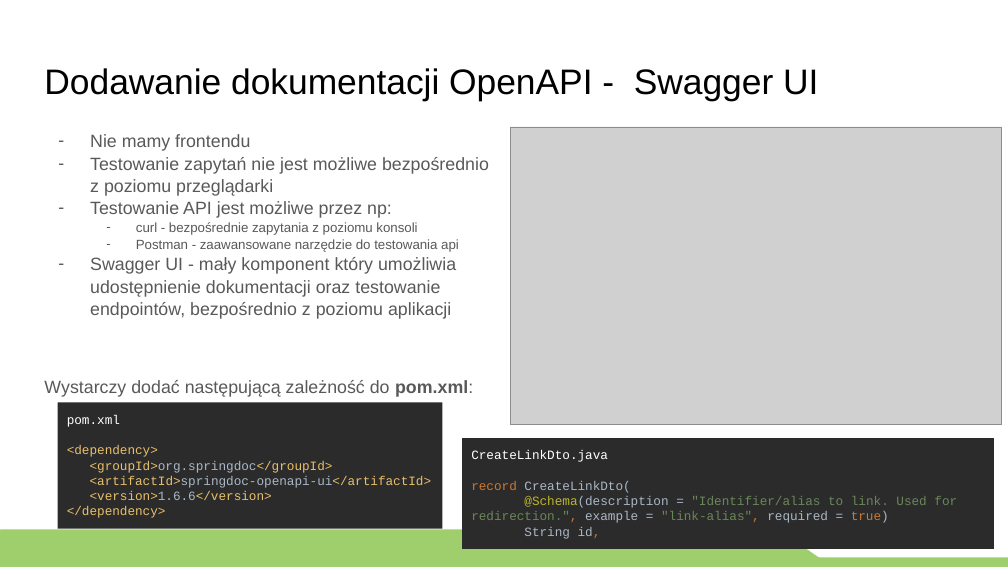
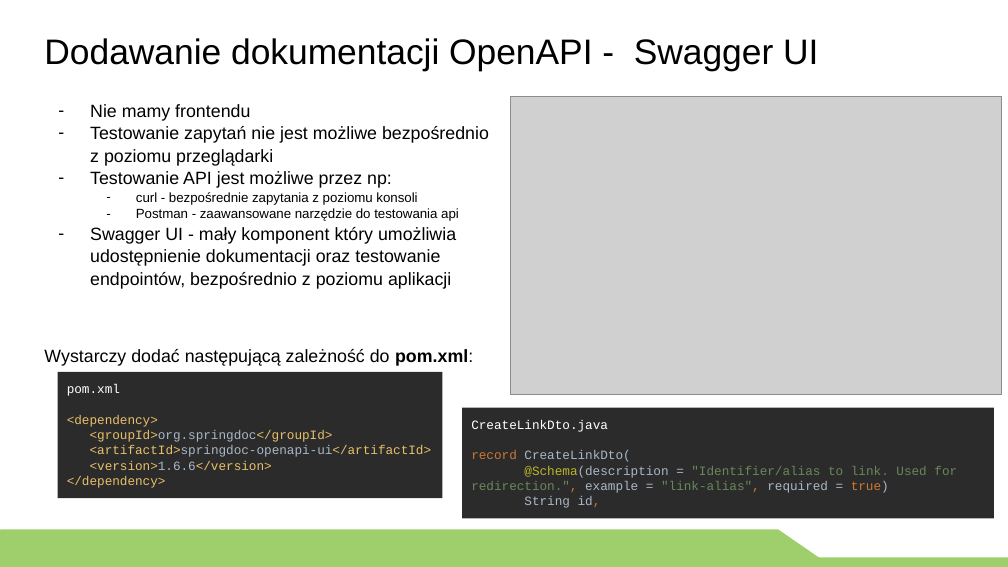
Before and after one commit to greencashew/warsztaty-podstawy-springa, a slide deck: slide 42 of prezentacja/szkolenie spring.pptx (slide 41 before the commit). Drawn at 1008x567 pixels with LibreOffice and Linux fonts; fonts in the diff are those of the drawing; grey boxes stand for pictures. Boxes give left, top, right and bottom in pixels: in the first picture for what was removed or moved away, otherwise in the second. Text is boxed around its words. In the diff, an @@ line names an element or a change of style, - is before the commit and + after.

```diff
--- a/prezentacja/szkolenie spring.pptx
+++ b/prezentacja/szkolenie spring.pptx
@@ 2 rectangles, 1 picture, 1 text, 1 title: place and size @@
-2 rectangles, 1 picture, 1 text, 1 title at [44, 68, 1003, 549]
+2 rectangles, 1 picture, 1 text, 1 title at [44, 38, 1003, 519]
@@ text "Nie mamy frontendu" at [44, 104, 489, 366]: text colour #595959 to #000000; bullet colour #595959 to #000000 @@
```
Also in this commit, not shown: 14 other slides changed, 1 slide added, 1 other file.
